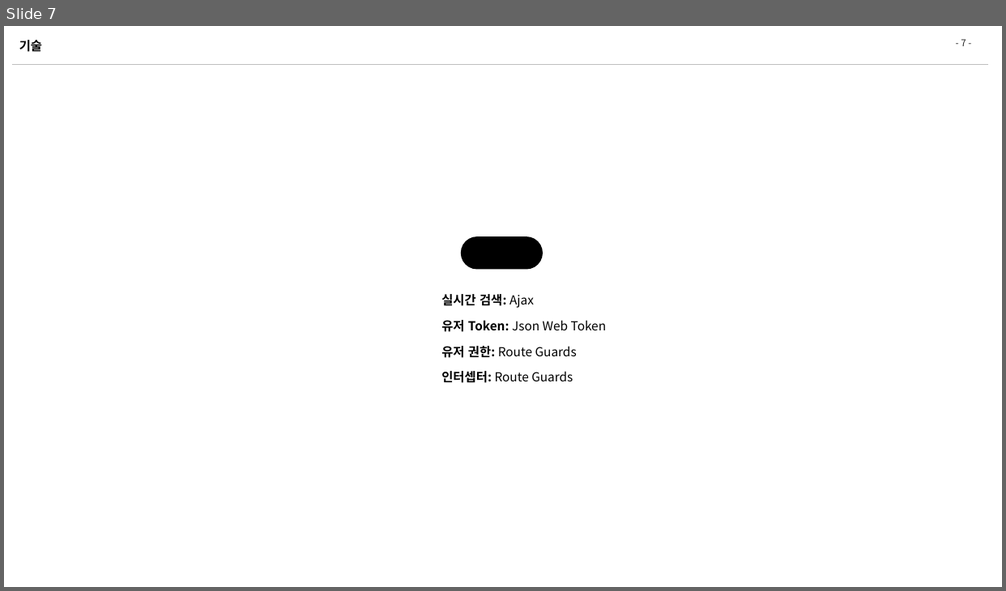
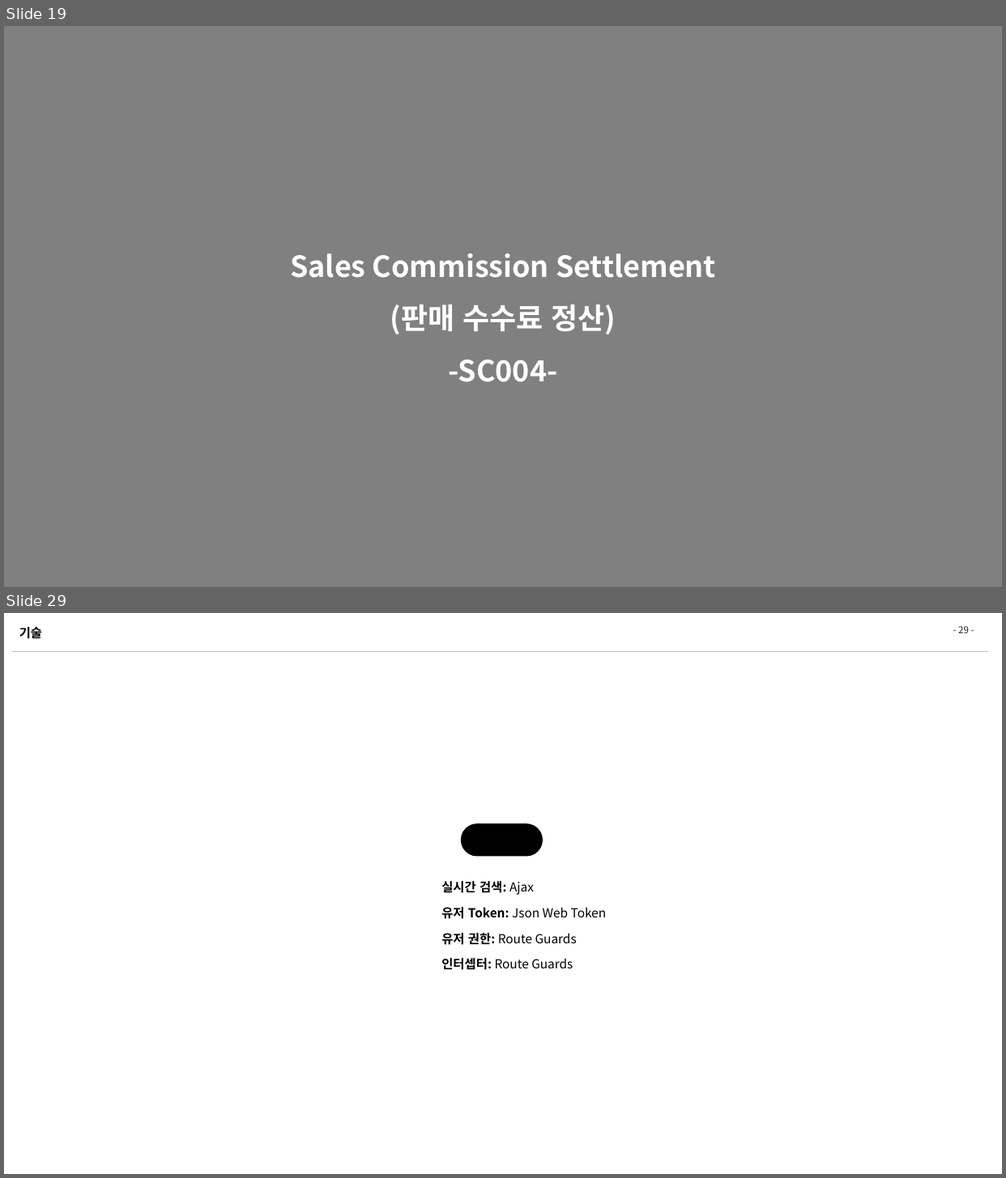
Before and after one commit to zhengze00/SpringBoot-MariaDB-master, a slide deck: Project File/[SK C&C] 인턴PT_오정택.pptx. Shown one above the other, each under a label of ours: slide 7 before the commit, slides 19 and 29 after it; the slides between them are not shown. The pictures are 1006x591 and 1006x1178 pixels, drawn with LibreOffice and Linux fonts; fonts in the diff are those of the drawing. Boxes give left, top, right and bottom in pixels: in the first picture for what was removed or moved away, otherwise in the second. Text is boxed around its words. In the diff, an @@ line names an element or a change of style, - is before the commit and + after.

```diff
--- a/Project File/[SK C&C] 인턴PT_오정택.pptx
+++ b/Project File/[SK C&C] 인턴PT_오정택.pptx
@@ slide 19 added at (4, 26, 1002, 587), background #808080 @@
@@ text added at (290, 254, 716, 382), 28 pt, text #FFFFFF, bold @@
+Sales Commission Settlement
+(판매 수수료 정산)
+-SC004-
@@ what was slide 7 is now slide 29 @@
@@ page number at (958, 626, 969, 633): text changed @@
-- 7 -
+- 29 -
```
Also in this commit, not shown: 2 slides changed, 21 other slides added, 3 other files.
